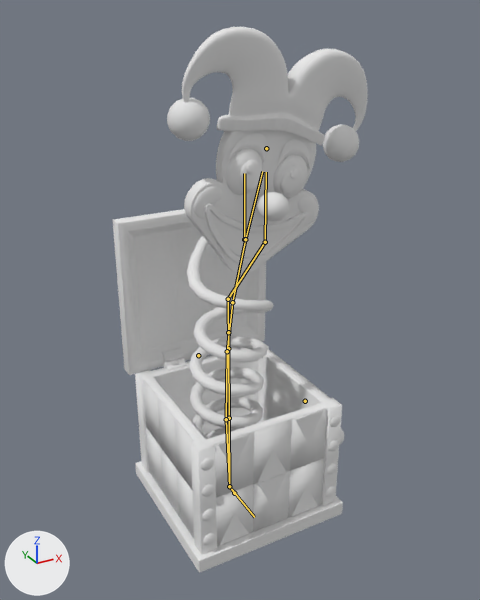
The FBX model Assets/Models/JackInTheBox.fbx: old version first, new version second.
Both versions are drawn from a 50 mm camera at (-8.11, -15.08, 14.28) aimed at (0.47, 0.51, 6.48). The axes (+X, +Y, +Z) are drawn at lower left. The lights are the same throughout. Both versions are drawn at frame 1 of the action 'RIG-Armature|RIG-ArmatureAction'; the numbers are the values there. The bones that bend it are drawn over the model as lines.

Names of what the first picture shows: 'Box', 'Jack', 'Lid'.
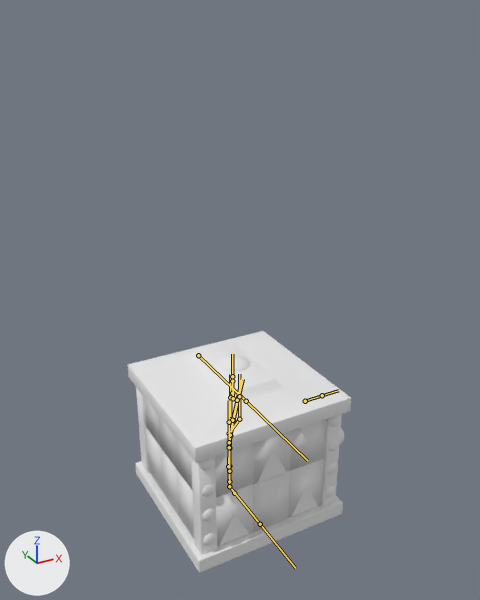
The change, as JSON lines over the scene's bpy script:
```json
{"block": "bone_lid_ctrl", "where": "bone_lid_ctrl = bpy.data.objects['RIG-Armature'].pose.bones['lid_ctrl']  # child of 'ORG-box_ctrl'"}
{"op": "set", "path": "bone_lid_ctrl.rotation_quaternion", "old": "(1.0, 0.0, 0.0, 0.0)", "new": "(0.707, 0.707, 0.0, 0.0)", "note": "degrees (0, 0, 0) -> degrees (90, 0, 0)"}
{"block": "bone_def_tentacle01", "where": "bone_def_tentacle01 = bpy.data.objects['RIG-Armature'].pose.bones['DEF-tentacle01']  # child of 'ORG-box_ctrl'"}
{"op": "set", "path": "bone_def_tentacle01.rotation_quaternion", "old": "(1.0, -0.006, 0.0, 0.016)", "new": "(1.0, -0.006, 0.0, 0.004)", "note": "degrees (-1, 0, 2) -> degrees (-1, 0, 0)"}
{"op": "set", "path": "bone_def_tentacle01.scale", "old": "(1.01, 0.98, 1.01)", "new": "(0.52, 0.3, 0.52)"}
{"block": "bone_def_tentacle02", "where": "bone_def_tentacle02 = bpy.data.objects['RIG-Armature'].pose.bones['DEF-tentacle02']  # child of 'DEF-tentacle01'"}
{"op": "set", "path": "bone_def_tentacle02.rotation_quaternion", "old": "(1.0, 0.009, 0.0, -0.025)", "new": "(1.0, 0.01, 0.0, -0.007)", "note": "degrees (1, 0, -3) -> degrees (1, 0, -1)"}
{"block": "bone_def_tentacle03", "where": "bone_def_tentacle03 = bpy.data.objects['RIG-Armature'].pose.bones['DEF-tentacle03']  # child of 'DEF-tentacle02'"}
{"op": "set", "path": "bone_def_tentacle03.rotation_quaternion", "old": "(0.999, 0.015, 0.0, -0.042)", "new": "(1.0, 0.017, 0.0, -0.012)", "note": "degrees (2, 0, -5) -> degrees (2, 0, -1)"}
{"block": "bone_def_tentacle04", "where": "bone_def_tentacle04 = bpy.data.objects['RIG-Armature'].pose.bones['DEF-tentacle04']  # child of 'DEF-tentacle03'"}
{"op": "set", "path": "bone_def_tentacle04.rotation_quaternion", "old": "(0.97, -0.072, 0.0, 0.233)", "new": "(0.964, -0.068, 0.0, 0.257)", "note": "degrees (-8, 2, 27) -> degrees (-7, 2, 30)"}
{"block": "bone_def_head_ctrl", "where": "bone_def_head_ctrl = bpy.data.objects['RIG-Armature'].pose.bones['DEF-head_ctrl']  # child of 'DEF-tentacle04'"}
{"op": "set", "path": "bone_def_head_ctrl.rotation_quaternion", "old": "(0.953, 0.104, 0.0, -0.284)", "new": "(0.957, 0.105, 0.0, -0.269)", "note": "degrees (11, 3, -33) -> degrees (12, 3, -31)"}
```

What differs and where, as boxes [x1, y1, x2, y2] in the pictures (480 x 600 px):
```json
{"object": "Jack", "change": "posed", "before": [167, 27, 368, 439], "on screen": "not visible afterwards"}
{"object": "Lid", "change": "posed", "before": [113, 209, 266, 375], "after": [127, 331, 351, 462], "on screen": "46% wider, 21% shorter"}
{"bone": "lid_ctrl", "before": "(198, 355) to (198, 355)", "after": "(198, 355) to (199, 355)"}
{"bone": "DEF-tentacle01", "before": "(229, 486) to (226, 419)", "after": "(229, 486) to (229, 466)"}
{"bone": "DEF-tentacle02", "before": "(226, 419) to (227, 351)", "after": "(229, 466) to (229, 448)"}
{"bone": "DEF-tentacle03", "before": "(227, 351) to (232, 302)", "after": "(229, 448) to (230, 435)"}
{"bone": "DEF-tentacle04", "before": "(232, 302) to (245, 239)", "after": "(230, 435) to (233, 420)"}
{"bone": "DEF-head_ctrl", "before": "(245, 239) to (262, 171)", "after": "(233, 420) to (238, 400)"}
```
